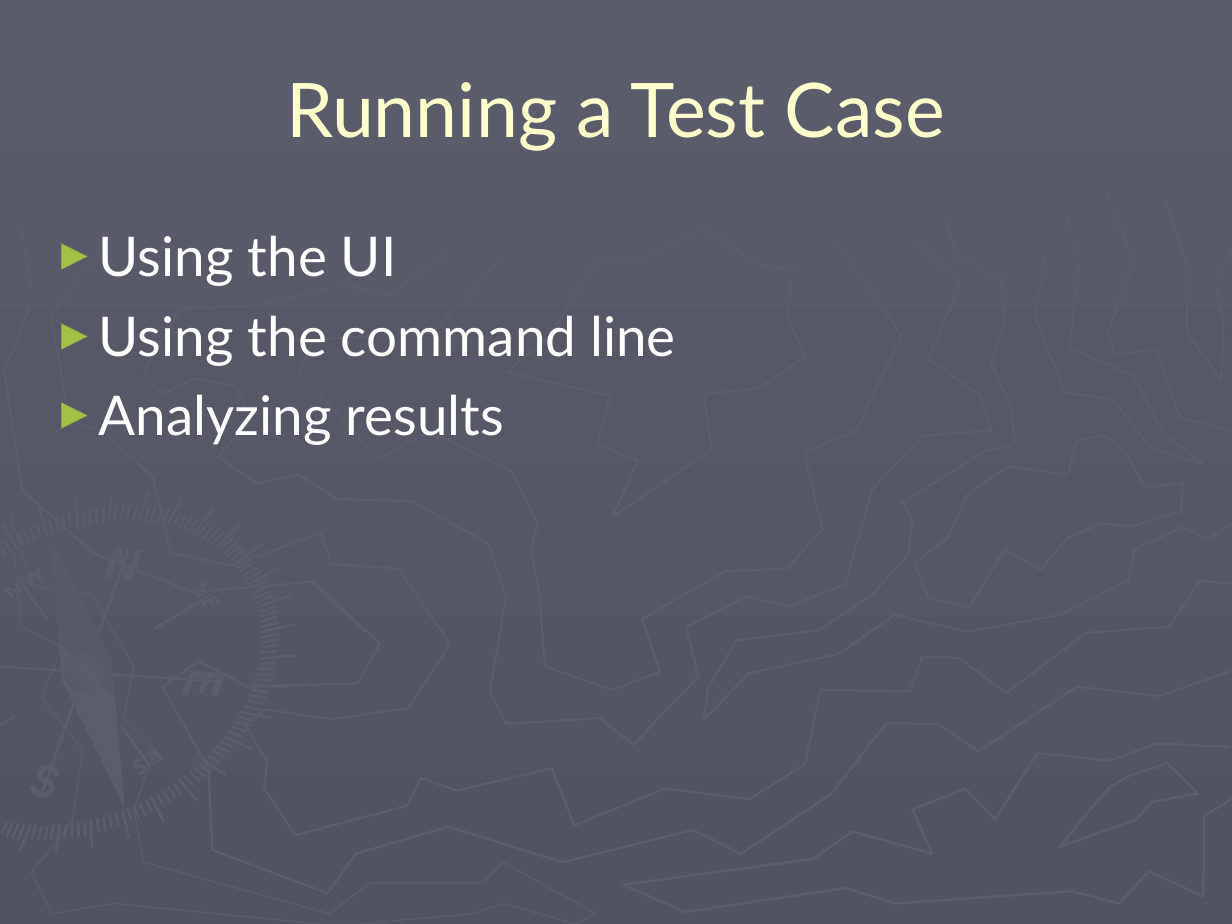
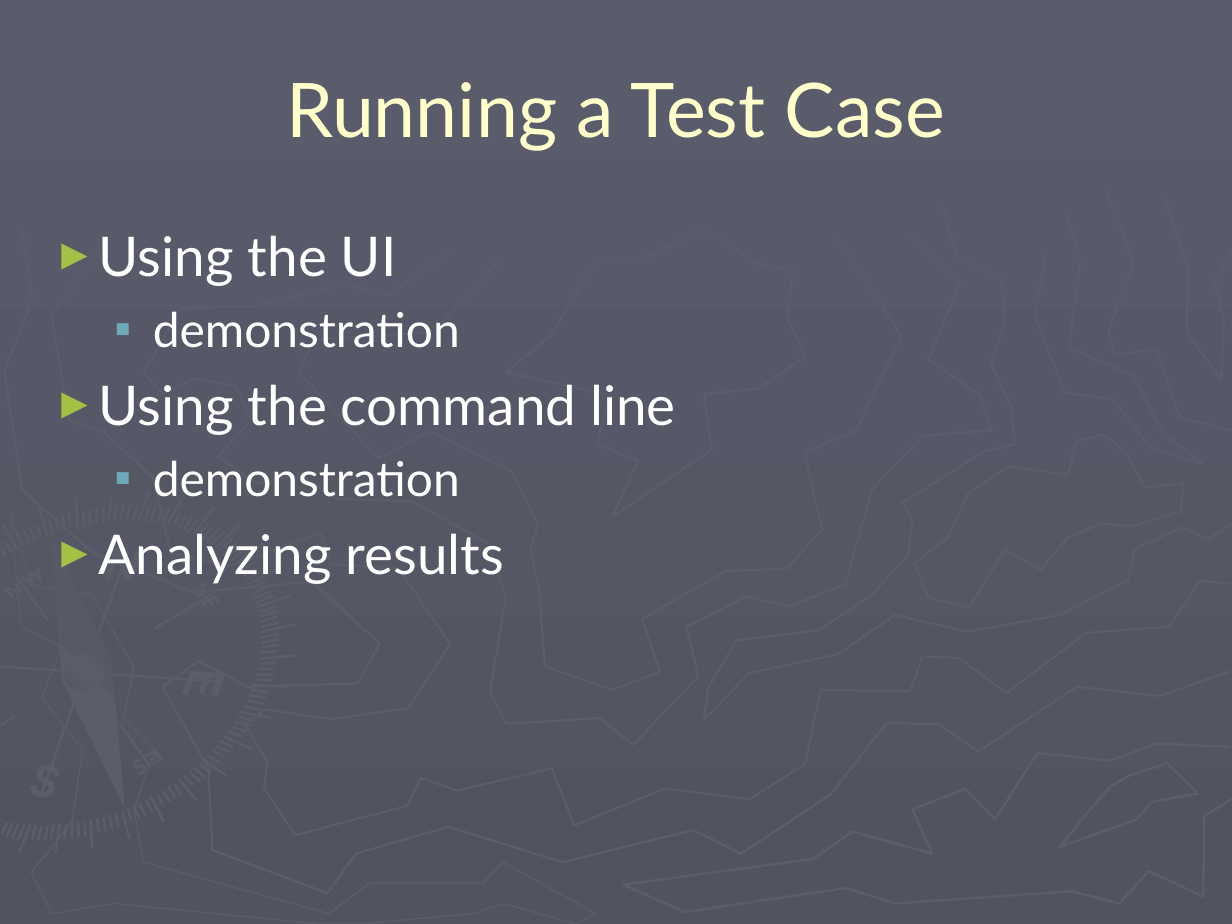
Before and after one commit to codeaudit/cougaar-cougaarunit, a slide deck: slide 13 of CougaarUnit/CougaarUnit Training.ppt. Drawn at 1232x924 pixels with LibreOffice and Linux fonts; fonts in the diff are those of the drawing. Boxes give left, top, right and bottom in pixels: in the first picture for what was removed or moved away, otherwise in the second. Text is boxed around its words. In the diff, an @@ line names an element or a change of style, - is before the commit and + after.

```diff
--- a/CougaarUnit/CougaarUnit Training.ppt
+++ b/CougaarUnit/CougaarUnit Training.ppt
@@ text at (153, 311, 460, 348): paragraph added @@
+  ▪ demonstration
@@ text at (153, 460, 460, 497): paragraph added @@
+  ▪ demonstration
```
Also in this commit, not shown: 1 other slide changed, 1 slide added, 8 other files.
